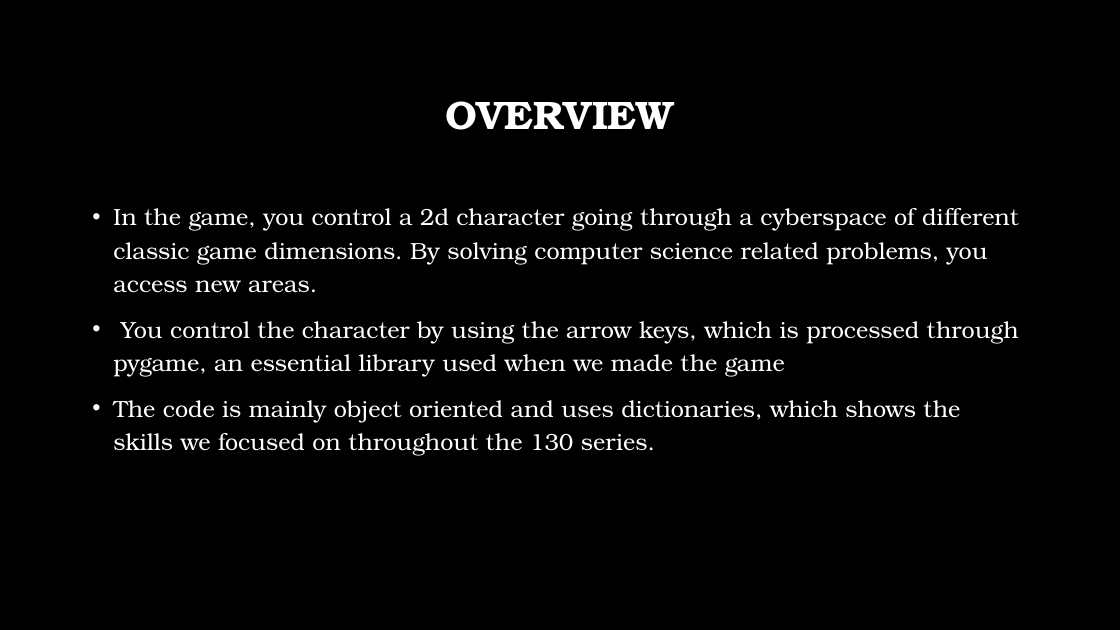
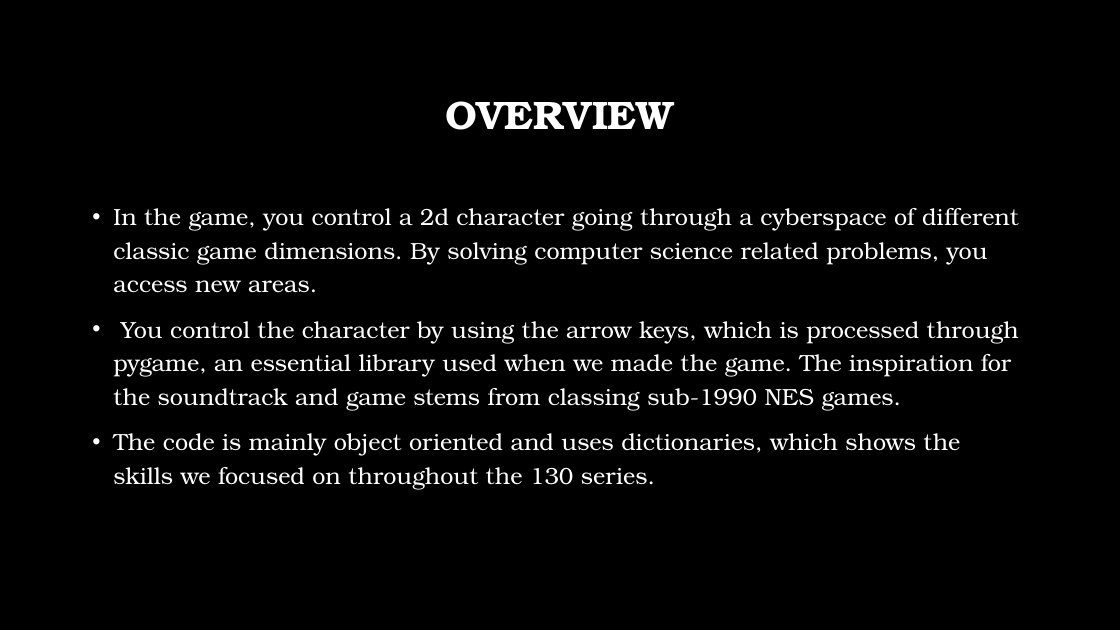
Before and after one commit to jacobryans/Final-Pi-Project, a slide deck: slide 2 of Raspberry Pi Final Project.pptx. Drawn at 1120x630 pixels with LibreOffice and Linux fonts; fonts in the diff are those of the drawing; background and template pictures are left out. Boxes give left, top, right and bottom in pixels: in the first picture for what was removed or moved away, otherwise in the second. Text is boxed around its words. In the diff, an @@ line names an element or a change of style, - is before the commit and + after.

```diff
--- a/Raspberry Pi Final Project.pptx
+++ b/Raspberry Pi Final Project.pptx
@@ text at (113,321,1019,410): text changed @@
-• You control the character by using the arrow keys, which is processed through pygame, an essential library used when we made the game
+• You control the character by using the arrow keys, which is processed through pygame, an essential library used when we made the game. The inspiration for the soundtrack and game stems from classing sub-1990 NES games.
```
